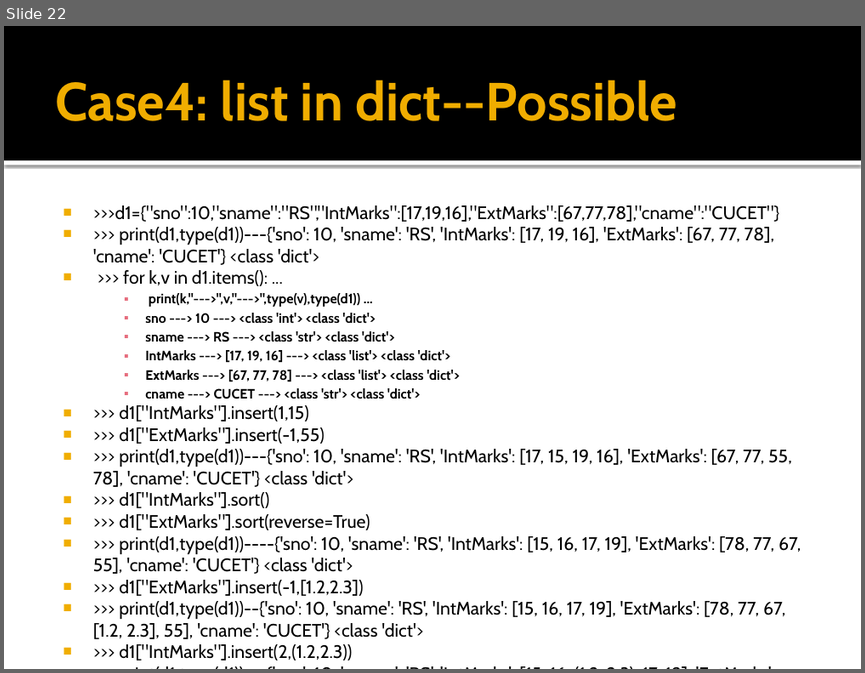
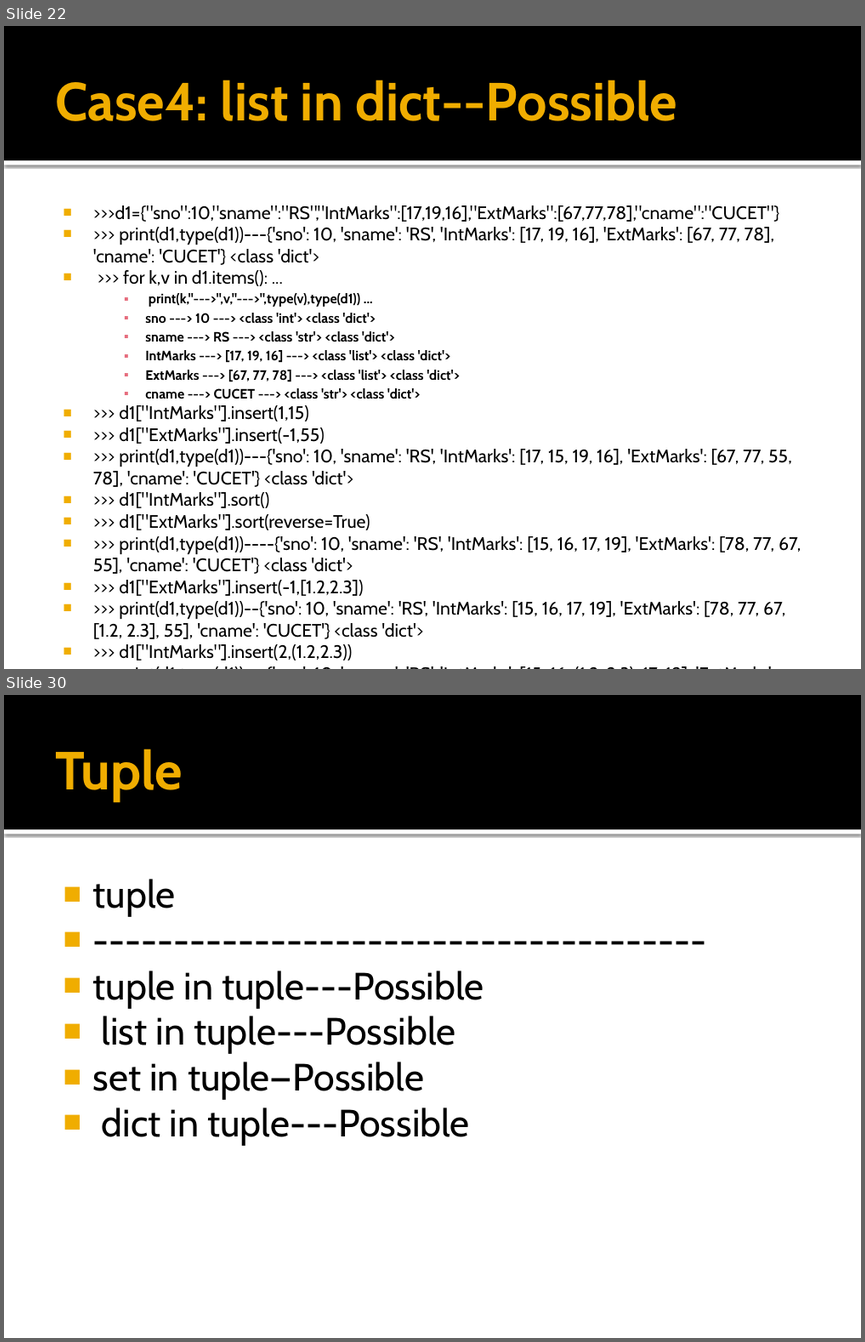
Before and after one commit to Pravesh4929/Python-Hub, a slide deck: (43)Combination of dict with dict,set,tuple and list.pptx. Shown one above the other, each under a label of ours: slide 22 before the commit, slides 22 and 30 after it; the slides between them are not shown. The pictures are 865x673 and 865x1342 pixels, drawn with LibreOffice and Linux fonts; fonts in the diff are those of the drawing. Boxes give left, top, right and bottom in pixels: in the first picture for what was removed or moved away, otherwise in the second. Text is boxed around its words. In the diff, an @@ line names an element or a change of style, - is before the commit and + after.

```diff
--- a/(43)Combination of dict with dict,set,tuple and list.pptx
+++ b/(43)Combination of dict with dict,set,tuple and list.pptx
@@ slide 30 added at <box>4,695,861,1338</box>, background #FFFFFF; not listed: 2 template elements that a slide beside it also shows @@
@@ title added at <box>55,749,182,802</box>, 45 pt, text #F0AD00, bold @@
+Tuple
@@ text added at <box>93,879,483,1145</box>, 32 pt, text #000000 @@
+■ tuple
+■ --------------------------------------
+■ tuple in tuple---Possible
+■ list in tuple---Possible
+■ set in tuple—Possible
+■ dict in tuple---Possible
```
Also in this commit, not shown: 13 other slides added, 1 slide removed, 2 other files.
